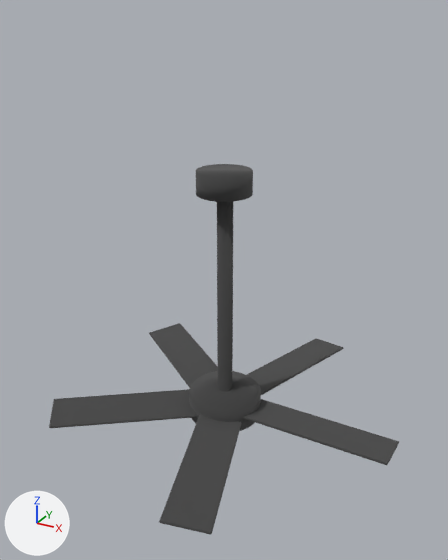
One commit to the Blender file Game 2/Assets/Blender Imports/Ceiling Fan.blend: the scene before it, then after it.
The view is the same before and after, from a 50 mm lens placed at (1.47, -2.67, 2.18), pointed at (0.05, -0.09, 0.88). The lights are fixed; the arrows at lower left show +X, +Y and +Z. The older version comes first.

In view in the first picture: 'Ceiling Fan'.
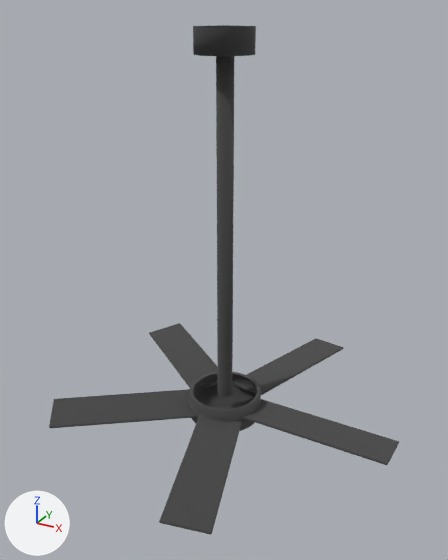
Changed parts and their boxes (x1, y1, x2, y2) in the pictures (448 x 560 px):
'Ceiling Fan', reshaped (37% taller): before (49, 164, 399, 535); after (49, 25, 399, 535)
part 1 of me_cylinder_055, added: after (216, 56, 234, 397)
part 2 of me_cylinder_055, added: after (193, 25, 256, 56)
part 3 of me_cylinder_055, deleted: before (196, 164, 253, 202)
part 4 of me_cylinder_055, deleted: before (193, 201, 257, 409)

The change in detail:
me_cylinder_055 is used by ob_ceiling_fan; location (0.0, 0.0, 1.374); rotation (1.571, 0.0, 0.0), in degrees (90, 0, 0).
me_cylinder_055 had 768 vertices, 718 faces and spanned x -0.87..0.99, y -1.38..0.06, z -0.98..0.97.
me_cylinder_055 now has 736 vertices, 653 faces and spans x -0.87..0.99, y -1.38..0.72, z -0.98..0.97.
me_cylinder_055 part 1: a new loose piece of 96 vertices spanning x -0.04..0.05, y -1.25..0.64, z -0.04..0.04, in mat_material_001 (grey #777777).
me_cylinder_055 part 2: a new loose piece of 64 vertices spanning x -0.14..0.14, y 0.6..0.72, z -0.14..0.14, in mat_material_001 (grey #777777).
me_cylinder_055 part 3: the loose piece of 64 vertices spanning x -0.14..0.14, y -0.06..0.06, z -0.14..0.14 is deleted.
Part 4, on me_cylinder_055:
128 vertices are removed from x -0.18..0.19, y -1.21..0.0, z -0.19..0.18.
129 faces are deleted.
